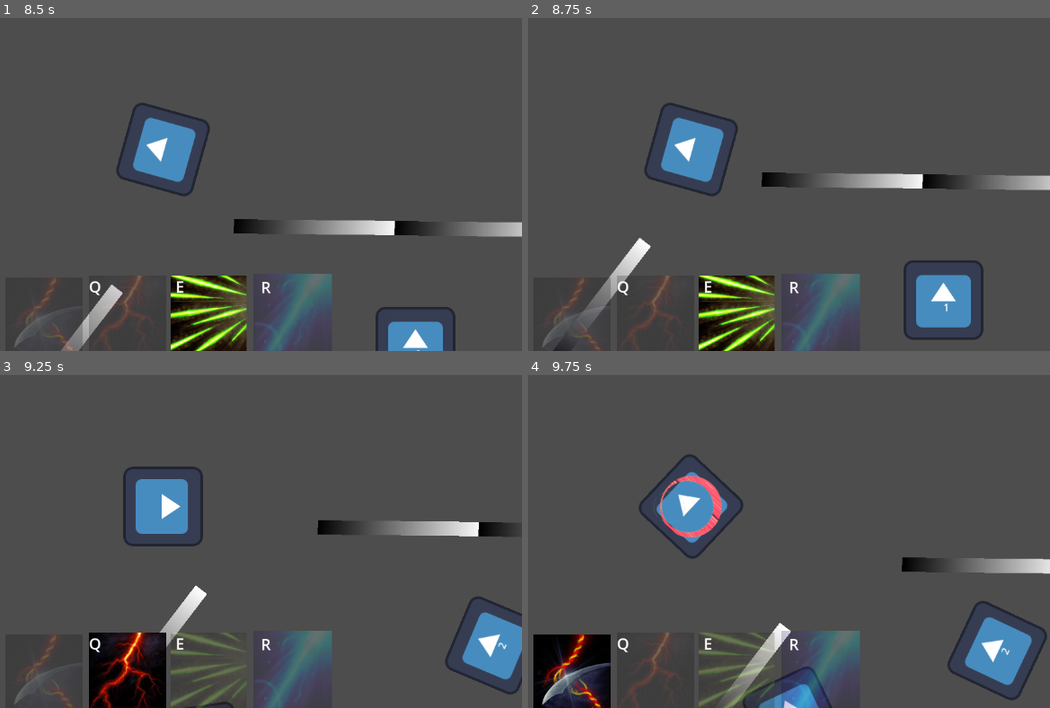
Above: before the commit, frames 1-4 (two rows, left to right).
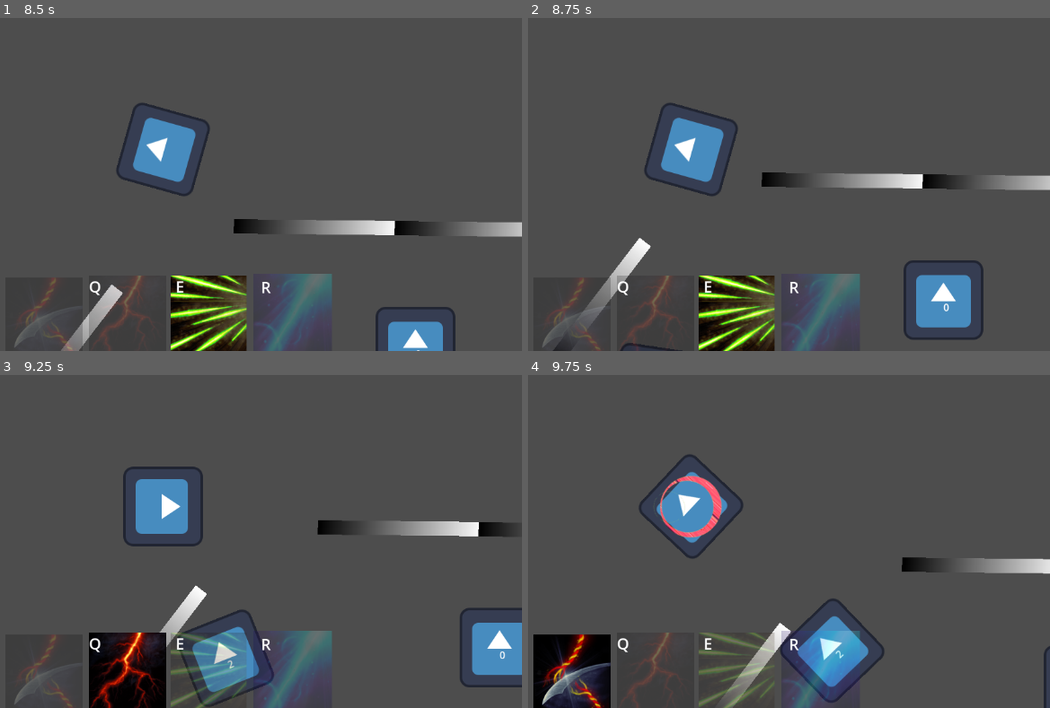
Above: after the commit, the same moments.

Repository: EamonnMR/chrome-crusher
Game: Godot game, scene res://Main.tscn
The game is run twice, just before and just after one commit, with the same random seed, the same clock (stepped at 60 frames per second) and the same inputs. The engine's default icon, where the game draws it, is replaced by a stand-in: a white triangle on a blue panel in a dark square.
Inputs (mouse positions are in pixels of both pictures, inside the frame that each line leads up to):
- Up to frame 1 (8.5 s): tap Enter at 0.5, 3.5, 6.5 s; move the mouse to (125, 231) at 0.52 s; hold Right mouse button (block) 0.53-1.28 s; hold W 0.53-2.03 s; move the mouse to (375, 211) at 1.27 s; tap Tab (nospell) at 1.35, 5.85 s; move the mouse to (outside the picture) at 2.02 s; press the mouse at (outside the picture) at 2.03 s; hold A 2.03-3.53 s; tap Space at 2.75, 4.25 s; move the mouse to (198, 147) at 2.77 s; release the mouse at (198, 147) at 2.78 s; tap R (spell_b) at 2.85, 7.35 s; move the mouse to (57, 47) at 3.52 s; hold S 3.53-4.28 s; tap E (spell_g) at 3.6, 8.1 s; move the mouse to (318, 127) at 4.27 s; hold D 4.28-5.03 s; tap Q (spell_r) at 4.35 s; move the mouse to (20, 171) at 5.02 s; hold W 5.03-5.78 s; hold Right mouse button (block) 5.03-5.78 s; move the mouse to (234, 61) at 5.77 s; hold D 5.78-8.03 s; move the mouse to (125, 231) at 6.52 s; press the mouse at (125, 231) at 6.53 s; move the mouse to (375, 211) at 7.27 s; release the mouse at (375, 211) at 7.28 s; move the mouse to (outside the picture) at 8.02 s; hold S from 8.03 s (still down)
- Up to frame 2 (8.75 s): keep holding S
- Up to frame 3 (9.25 s): move the mouse to (198, 504) at 8.77 s; release S at 8.78 s; hold A from 8.78 s (still down); tap Q (spell_r) at 8.85 s
- Up to frame 4 (9.75 s): move the mouse to (585, 404) at 9.52 s; release A at 9.53 s; hold W from 9.53 s (still down); hold Right mouse button (block) from 9.53 s (still down)

Frame 1 is identical in both runs. In frame 2, 0.1% of the frame differs, in the area x 17-81%, y 85-100%; in frame 3, 3.2%; in frame 4, 5.0%, in the area x 41-100%, y 67-100%.

Commit message:
Foe only looks forward

Diff:
--- a/entities/foe.tscn
+++ b/entities/foe.tscn
@@ -7,8 +7,8 @@
 [sub_resource type="RectangleShape2D" id="RectangleShape2D_oionb"]
 size = Vector2(128, 127)
 
-[sub_resource type="CircleShape2D" id="CircleShape2D_r4bqt"]
-radius = 545.529
+[sub_resource type="ConvexPolygonShape2D" id="ConvexPolygonShape2D_pbj80"]
+points = PackedVector2Array(500, -500, 0, -700, -500, -500, 0, 0)
 
 [node name="Foe" type="CharacterBody2D"]
 collision_layer = 4
@@ -28,7 +28,7 @@
 collision_mask = 16
 
 [node name="CollisionShape2D" type="CollisionShape2D" parent="DetectArea"]
-shape = SubResource("CircleShape2D_r4bqt")
+shape = SubResource("ConvexPolygonShape2D_pbj80")
 
 [node name="AttackDelayTimer" type="Timer" parent="."]
 wait_time = 0.2
